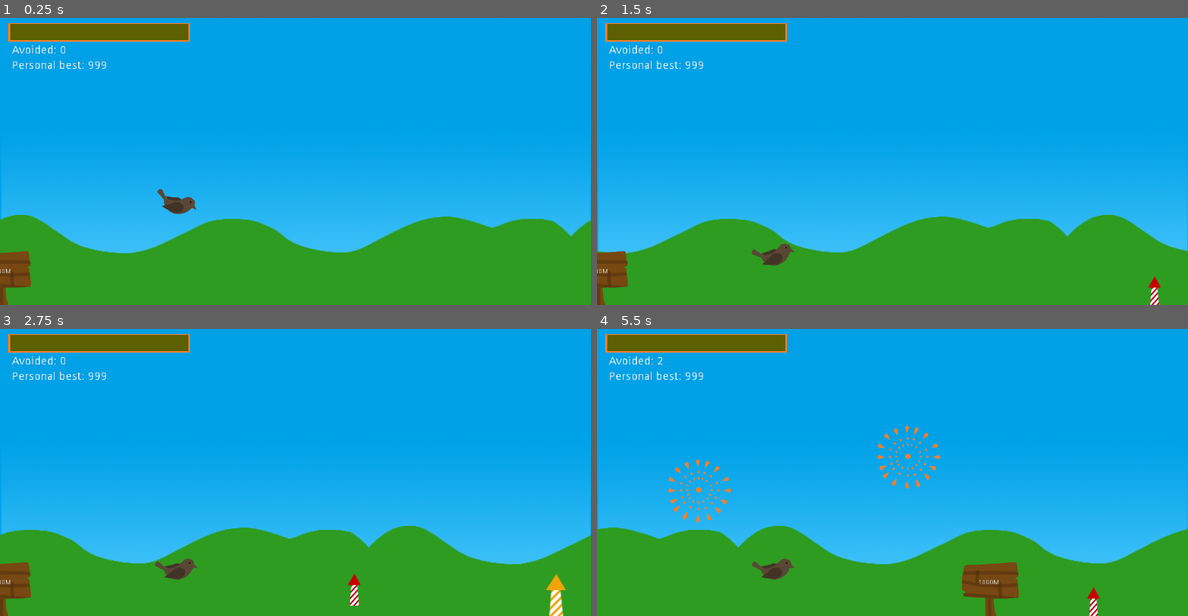
Above: before the commit, frames 1-4 (two rows, left to right).
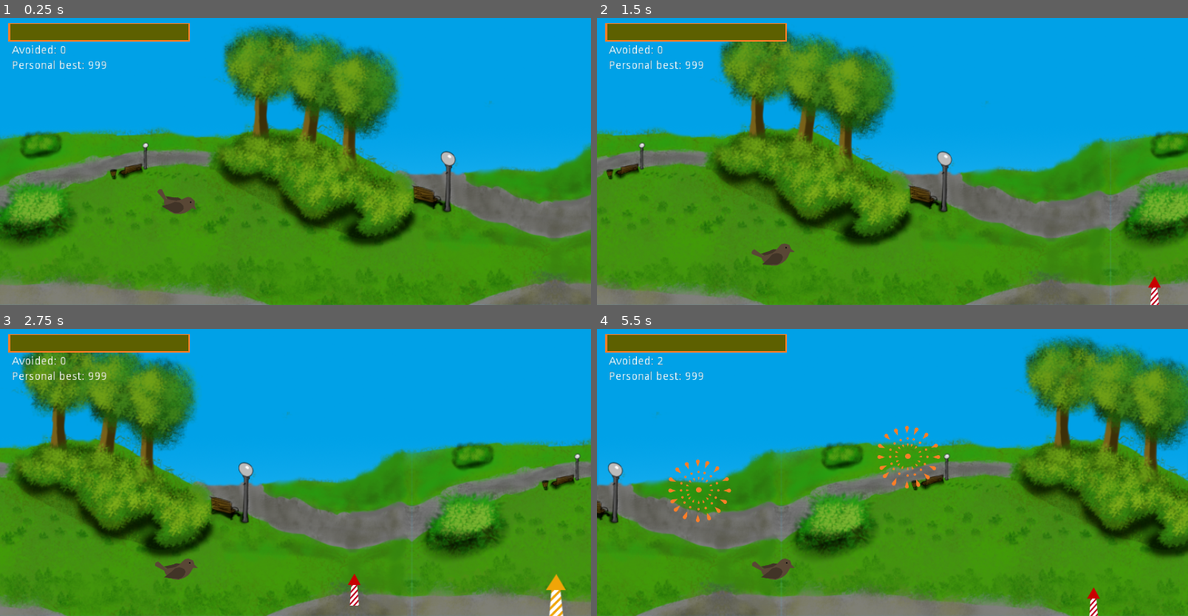
Above: after the commit, the same moments.

Repository: cuadrakev/Mint-Griffon-Game
Game: Godot game, scene res://scenes/Game.tscn
Two runs of this game, one before a commit and one after it. Both use one fixed random seed, a clock stepped at 60 frames per second and the inputs below.
Inputs (mouse positions are in pixels of both pictures, inside the frame that each line leads up to):
- Up to frame 1 (0.25 s): no input
- Up to frame 2 (1.5 s): move the mouse to (1022, 147) at 0.52 s; click (1022, 147) at 0.67 s; move the mouse to (774, 175) at 1.27 s; click (774, 175) at 1.42 s
- Up to frame 3 (2.75 s): move the mouse to (354, 409) at 2.02 s; click (354, 409) at 2.17 s
- Up to frame 4 (5.5 s): move the mouse to (862, 529) at 2.77 s; click (862, 529) at 2.92 s; move the mouse to (1069, 515) at 3.52 s; click (1069, 515) at 3.67 s; move the mouse to (715, 429) at 4.27 s; click (715, 429) at 4.42 s; move the mouse to (922, 472) at 5.02 s; click (922, 472) at 5.17 s

The runs differ from the first frame. In frame 1, 47% of the frame differs, in the area x 0-100%, y 2-100%; in frame 2, 46%; in frame 3, 46%; in frame 4, 49%.

Commit message:
working distanceSign and texture, one bg texture

Diff:
--- a/objects/DistanceSign.tscn
+++ b/objects/DistanceSign.tscn
@@ -1,15 +1,18 @@
-[gd_scene load_steps=3 format=2]
+[gd_scene load_steps=4 format=2]
 
 [ext_resource path="res://sprites/DistanceSign.png" type="Texture" id=1]
 [ext_resource path="res://scripts/DistanceSign.gd" type="Script" id=2]
+[ext_resource path="res://fonts/SignFont.fnt" type="BitmapFont" id=3]
 
 [node name="DistanceSign" type="Sprite"]
 texture = ExtResource( 1 )
 script = ExtResource( 2 )
 
 [node name="Label" type="Label" parent="."]
-margin_left = -26.0
-margin_top = -20.0
-margin_right = 38.0
-margin_bottom = 1.0
+margin_left = -58.0095
+margin_top = -48.9118
+margin_right = 58.9905
+margin_bottom = 16.0882
+custom_fonts/font = ExtResource( 3 )
 text = "1000M"
+align = 1
--- a/scenes/Game.tscn
+++ b/scenes/Game.tscn
@@ -3,7 +3,7 @@
 [ext_resource path="res://scripts/SceneScript.gd" type="Script" id=1]
 [ext_resource path="res://objects/BirdPlayer.tscn" type="PackedScene" id=2]
 [ext_resource path="res://scripts/hitCount.gd" type="Script" id=3]
-[ext_resource path="res://sprites/background/bg1.png" type="Texture" id=4]
+[ext_resource path="res://sprites/background/park.png" type="Texture" id=4]
 [ext_resource path="res://objects/GameBackground.tscn" type="PackedScene" id=5]
 [ext_resource path="res://sprites/background/bg_seam2_1.png" type="Texture" id=6]
 [ext_resource path="res://objects/DistanceSign.tscn" type="PackedScene" id=7]
@@ -62,11 +62,14 @@
 [node name="BackgroundScroller" parent="." instance=ExtResource( 5 )]
 BackgroundTextures = [ ExtResource( 4 ), ExtResource( 9 ) ]
 BackgroundSeams = [ ExtResource( 8 ), ExtResource( 6 ) ]
+switchAfter = 3
+
+[node name="DistanceSign" parent="." instance=ExtResource( 7 )]
+position = Vector2( 14, 321 )
+scale = Vector2( 0.4, 0.4 )
+screenSpeed = 15.0
+distanceMultiplyer = 10
 
 [node name="BirdPlayer" parent="." instance=ExtResource( 2 )]
 position = Vector2( 221, 186 )
 scale = Vector2( 0.5, 0.5 )
-
-[node name="DistanceSign" parent="." instance=ExtResource( 7 )]
-position = Vector2( 3, 326 )
-scale = Vector2( 0.6, 0.6 )
--- a/scripts/DistanceSign.gd
+++ b/scripts/DistanceSign.gd
@@ -1,23 +1,29 @@
 class_name DistanceSign
 extends Sprite
 
+export var screenSpeed = 2.0
+export var screenDistanceDivider = 4.0
+export var distanceMultiplyer = 100
 var currentDistance = 0
-var distanceMultiplyer = 100
 var nextTriggerDistance = 500
-var isVisible = false
 onready var screenWidth = get_viewport_rect().size.x
+
+func _ready():
+	self.visible = false
+	$Label.text = String(self.nextTriggerDistance) + "M"
 
 
 func _process(delta):
 	self.currentDistance += self.distanceMultiplyer * delta * get_node("/root/Scene").speedMult
 
-	if not self.isVisible:
-		if self.currentDistance + screenWidth / 4.0 >= nextTriggerDistance:
-			self.position.x = screenWidth
-			self.isVisible = true
+	if not self.visible:
+		if self.currentDistance + screenWidth / self.screenDistanceDivider >=\
+		   nextTriggerDistance - self.get_rect().size.x / 2.0:
+			self.position.x = screenWidth + self.get_rect().size.x / 2.0
+			self.visible = true
 	else:
-		self.position.x -= self.distanceMultiplyer * delta * get_node("/root/Scene").speedMult
-		if self.position.x < 0:
-			self.isVisible = false
+		self.position.x -= self.screenSpeed * self.distanceMultiplyer * delta * get_node("/root/Scene").speedMult
+		if self.position.x + self.get_rect().size.x / 2.0 <= 0:
+			self.visible = false
 			self.nextTriggerDistance += 500
 			$Label.text = String(self.nextTriggerDistance) + "M"
Not shown, added: fonts/SignFont.fnt
Binary file added: fonts/SignFont.png
Not shown, added: fonts/SignFont.png.import
Not shown, changed: icon.png.import
Binary file changed: sprites/DistanceSign.png
Not shown, added: sprites/DistanceSign.png.import
Not shown, added: sprites/background/bg1.png.import
Not shown, added: sprites/background/bg2.png.import
Not shown, added: sprites/background/bgVer2.png.import
Not shown, added: sprites/background/bg_seam.png.import
Not shown, added: sprites/background/bg_seam2_1.png.import
Not shown, changed: sprites/background/night.png.import
(and 22 more such lines)
